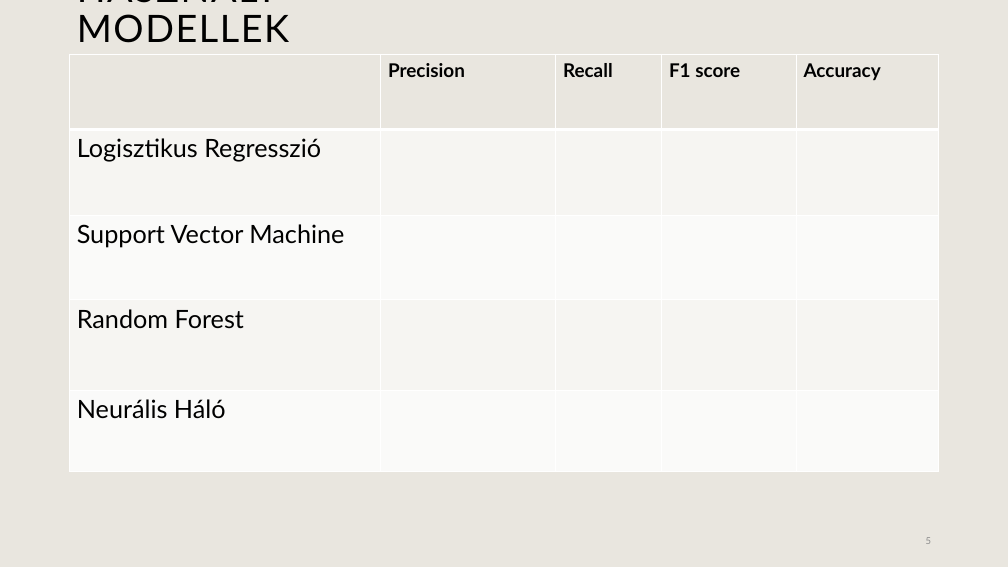
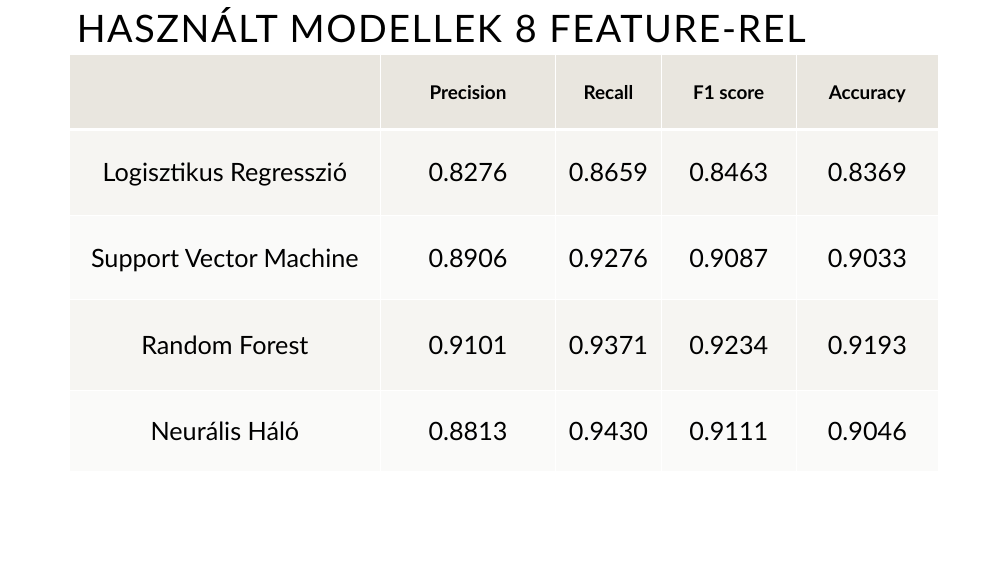
Before and after one commit to darabosmateOE/mushroom_classification, a slide deck: slide 7 of shrooms.pptx (slide 5 before the commit). Drawn at 1008x567 pixels with LibreOffice and Linux fonts; fonts in the diff are those of the drawing. Boxes give left, top, right and bottom in pixels: in the first picture for what was removed or moved away, otherwise in the second. Text is boxed around its words. In the diff, an @@ line names an element or a change of style, - is before the commit and + after.

```diff
--- a/shrooms.pptx
+++ b/shrooms.pptx
@@ background #E9E6DF to #FFFFFF @@
@@ title at box(77, 10, 805, 43): text changed @@
-HASZNÁLT MODELLEK
+HASZNÁLT MODELLEK 8 FEATURE-REL
@@ table at box(70, 55, 939, 472) @@
-row 2: Logisztikus Regresszió |  |  |  | 
+row 2: Logisztikus Regresszió | 0.8276 | 0.8659 | 0.8463 | 0.8369
-row 3: Support Vector Machine |  |  |  | 
+row 3: Support Vector Machine | 0.8906 | 0.9276 | 0.9087 | 0.9033
-row 4: Random Forest |  |  |  | 
+row 4: Random Forest | 0.9101 | 0.9371 | 0.9234 | 0.9193
-row 5: Neurális Háló |  |  |  | 
+row 5: Neurális Háló | 0.8813 | 0.9430 | 0.9111 | 0.9046
@@ alignment left to centre @@
@@ page number removed at box(926, 537, 931, 544) @@
-5
```
Also in this commit, not shown: 4 other slides changed, 4 slides added, 9 slides removed, 13 other files.
